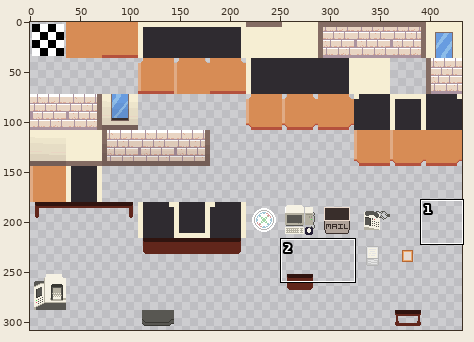
Two versions of one sprite sheet, src/tilesets/tsObjects/output_tileset.png. Above, an overview of the earlier version with the close-up marked.
Close-up. Before the edit:
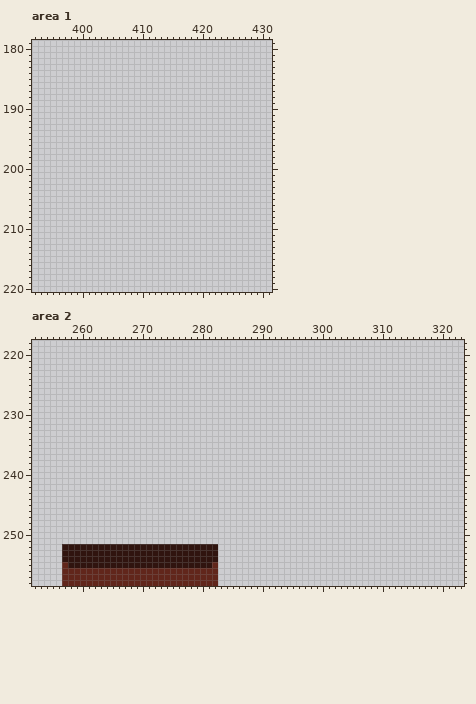
The file is 432x468 pixels. Colours within 5 levels of each other are drawn and written as one. Shown: area 1: x 392..431, y 179..220; area 2: x 252..323, y 218..258. The wide view leaves out empty margins. The commit also changed other parts of the picture, which this record leaves out.
Once edited:
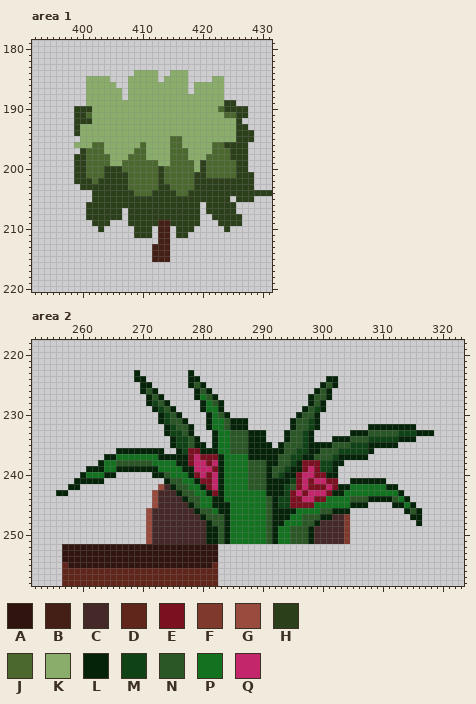
Palette (. is transparent): A #30140f  B #431f15  C #452828  D #61261b  E #7a1020  F #803a2d  G #994c3e  H #2c3f1b  J #4b692f  K #8bad6b  L #052309  M #0f4316  N #2b5626  P #13721f  Q #c4266c
The exact change:
Changed rows in their new state; - is an unchanged pixel.
Area 1:
first column x 399:
184 ----------KKKK--KKK--------------
185 --KKKK---KKKKK-KKKK----KK--------
186 --KKKKK--KKKKKKKKKK-KKKKK--------
187 --KKKKKK-KKKKKKKKKK-KKKKK--------
188 --KKKKKK-KKKKKKKKKKKKKKKK--------
189 --KKKKKKKKKKKKKKKKKKKKKKKHH------
190 HHHKKKKKKKKKKKKKKKKKKKKKJHHHH----
191 HHJKKKKKKKKKKKKKKKKKKKKKKJJHH----
192 HHHKKKKKKKKKKKKKKKKKKKKKKKKH-----
193 HKKKKKKKKKKKKKKKKKKKKKKKKKKHH----
194 HKKKKKKKKKKKKKKKKKKKKKKKKKKHHH---
195 -KKKKKKKKKKKKKKKJJKKKKKKKKKHHH---
196 KKKJJKKKKKKJKKKKJJKKKKKJJHHHH----
197 -HJJJKKKKKJJKKKKJJJKKKKJJJHHH----
198 HHJJJJKKKJJJKKKKJJJKKKJJJJHHH----
199 HHJJJJKKJJJJJJKKJJJJKHJJJJJHH----
200 HHJJJHHHJJJJJJHJJJJJKHJJJJJHH----
201 HHJJJHHHHJJJJJHJJJJJHHJJJJJHHH---
202 HHHJHHHHHJJJJJHJJJJJHHHHHHHHHH---
203 -HHHHHHHHJJJJJHHJJJJHHHHHHHHHH---
204 ---HHHHHHHJJJHHHHJJHHHHHHHHHHHHHH
205 ---HHHHHHHHHHHHHHHHHHHHHHH-HHH---
206 --HHHHHHHHHHHHHHHHHHH-HHHHH------
207 --HHHHHH-HHHHHHHHHHHH-HHHHH------
208 --HHHHHH-HHHHHHHHHHHH--HHHHH-----
209 ---HHH---HHHHHBBHHHHH---HHHH-----
210 ----H-----HHH-BB-HHH-----H-------
211 ----------HHH-BB-HH--------------
212 --------------BB-----------------
213 -------------BBB-----------------
214 -------------BBB-----------------
215 -------------BBB-----------------
Area 2:
first column x 256:
223 -------------L--------L----------------------------------------
224 -------------LL-------LL---------------------LL----------------
225 --------------LL------LNL-------------------LNL----------------
226 --------------LNL------LNL-----------------LNL-----------------
227 ---------------LNL-----LPNL---------------LNNL-----------------
228 ---------------LMNL-----LPNL--------------LNL------------------
229 ----------------LMNL----LPPL-------------LNML------------------
230 -----------------LMNL----LPNL-----------LNNL-------------------
231 -----------------LMNNL---LPPNLLL-------LNNML-------------------
232 ------------------LMNNL--LPPNLLL-------LNNML--------LLLLLLLL---
233 ------------------LMMNL---LPPNNNLLL---LNNML------LLLNNNNNMMMLLL
234 -------------------LMMNL--LPPNNNLLL---LNNML---LLLNNNMMMMMLLL---
235 -------------------LMMNLL-LPPNNNLLLL-LNNNMLLLLNNNMMMLLLLL------
236 ----------LLLLLLLL--LMEELLLPPNNNLLLLLLNNMMLLNNNMMMMML----------
237 --------LLPPPPPPPLLLLLEQEEELPPPPLLLLLNNMMLLNNNMLLLLL-----------
238 -------LPPNNNNNNPPPPLLEQQEQLPPPPNNNLLNNMLEEEMMLL---------------
239 -----LLLPPLLLLLLLPPPPLLQQQELPPPPNNNLNNMLLEQEMML----------------
240 ----LPPPLL------LLNPPPLEQEQLPPPPNNNLNMLLEQQEELL----------------
241 ---LLLLL----------LNNPPLEEQLPPPPNNNLLLLMEQEQQEE--LLLLLL--------
242 --LL-------------GCLNNPPLEQLPPPPNNNLLLMNEQEEEQELLPPPPPPLL------
243 LL--------------GCCCLNNPPLELPPPPPPPLLLMEQEQQQELLPPPPPPPPPL-----
244 ----------------GCCCCLNNPPLLPPPPPPPNLMMEEQQEEPPPPNNNLLLLNPL----
245 ----------------GCCCCCLNPPLLLPPPPPPNLMMEEEEPPPPPPLLL----LLPL---
246 ---------------GCCCCCCCLNNPLLPPPPPPNLLLLPPPPNNLLL---------LNL--
247 ---------------GCCCCCCCCLNNNLPPPPPPNLLLPPNNNLLCCF----------LL--
248 ---------------GCCCCCCCCCLNNLPPPPPPNLLPPPNNLCCCCF-----------L--
249 ---------------GCCCCCCCCCLLNLPPPPPPNLPPNNNLCCCCCF--------------
250 ---------------GCCCCCCCCCLLNLPPPPPPNLPPNNNLCCCCCF--------------
251 ---------------GCCCCCCCCCLLNLPPPPPPNLPPNNNLCCCCCF--------------
Changed places in both close-ups, as pixel boxes (x1, y1, x2, y2):
added: (74, 70, 272, 262)
added: (56, 370, 434, 544)
